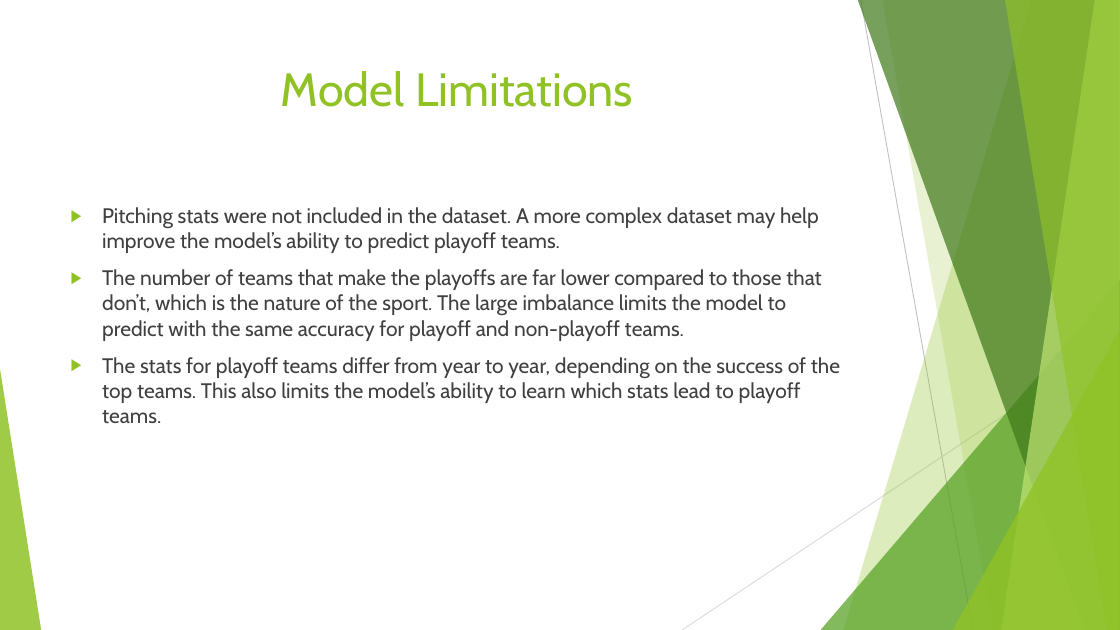
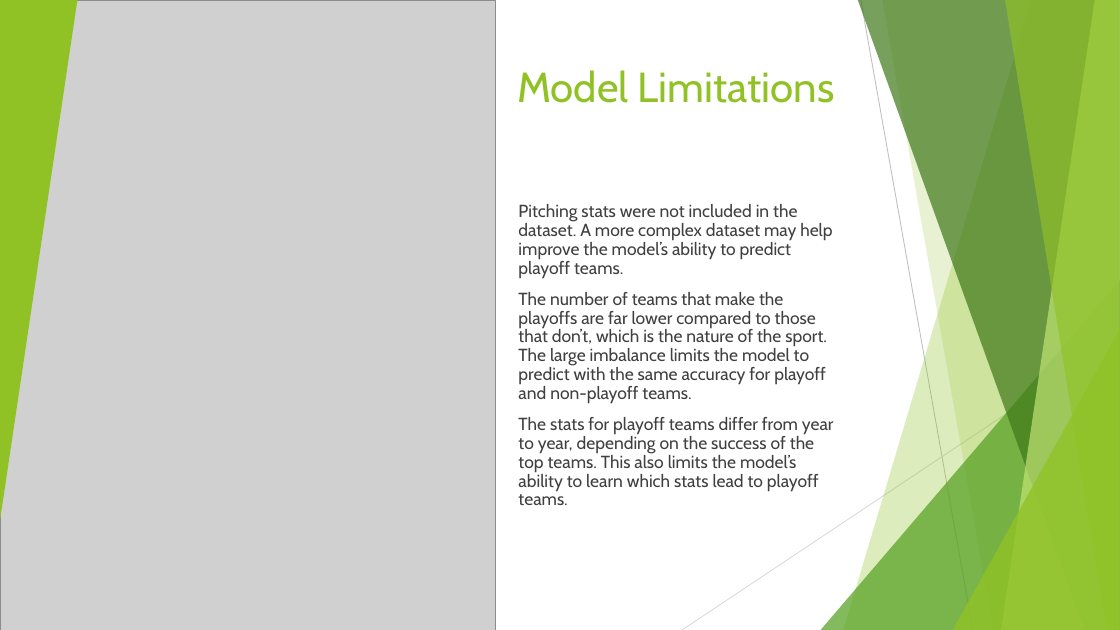
Before and after one commit to joshlensing/Coding-Dojo-Project-2, a slide deck: slide 7 of Baseball Playoff Predictions PPT.pptx. Drawn at 1120x630 pixels with LibreOffice and Linux fonts; fonts in the diff are those of the drawing; grey boxes stand for pictures. Boxes give left, top, right and bottom in pixels: in the first picture for what was removed or moved away, otherwise in the second. Text is boxed around its words. In the diff, an @@ line names an element or a change of style, - is before the commit and + after.

```diff
--- a/Baseball Playoff Predictions PPT.pptx
+++ b/Baseball Playoff Predictions PPT.pptx
@@ picture added at <box>0,0,496,630</box> @@
@@ triangle added at <box>0,0,77,521</box>, fill #90C226 @@
@@ title "Model Limitations": place and size @@
-title "Model Limitations" at <box>281,71,633,107</box>
+title "Model Limitations" at <box>517,70,835,103</box>
@@ title "Model Limitations" at <box>517,70,835,103</box>: size 40 to 36 pt; alignment centre to left @@
@@ text "Pitching stats were not included ...": place and size @@
-text "Pitching stats were not included ..." at <box>102,207,840,423</box>
+text "Pitching stats were not included ..." at <box>518,204,834,505</box>
@@ text "Pitching stats were not included ..." at <box>518,204,834,505</box>: size 18 to 15 pt; line spacing 1 to 0.9 @@
```
Also in this commit, not shown: 2 other slides changed.
